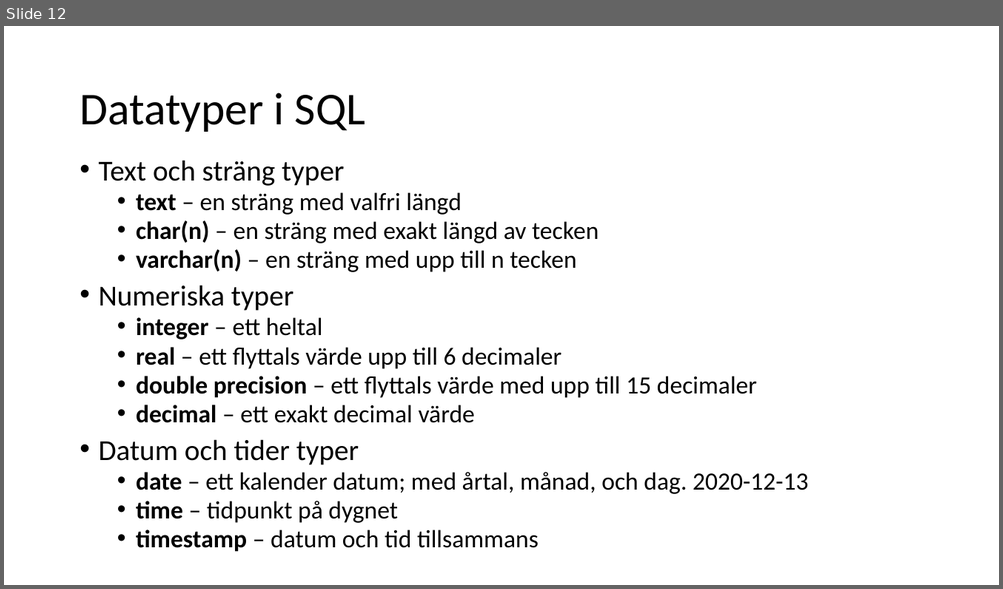
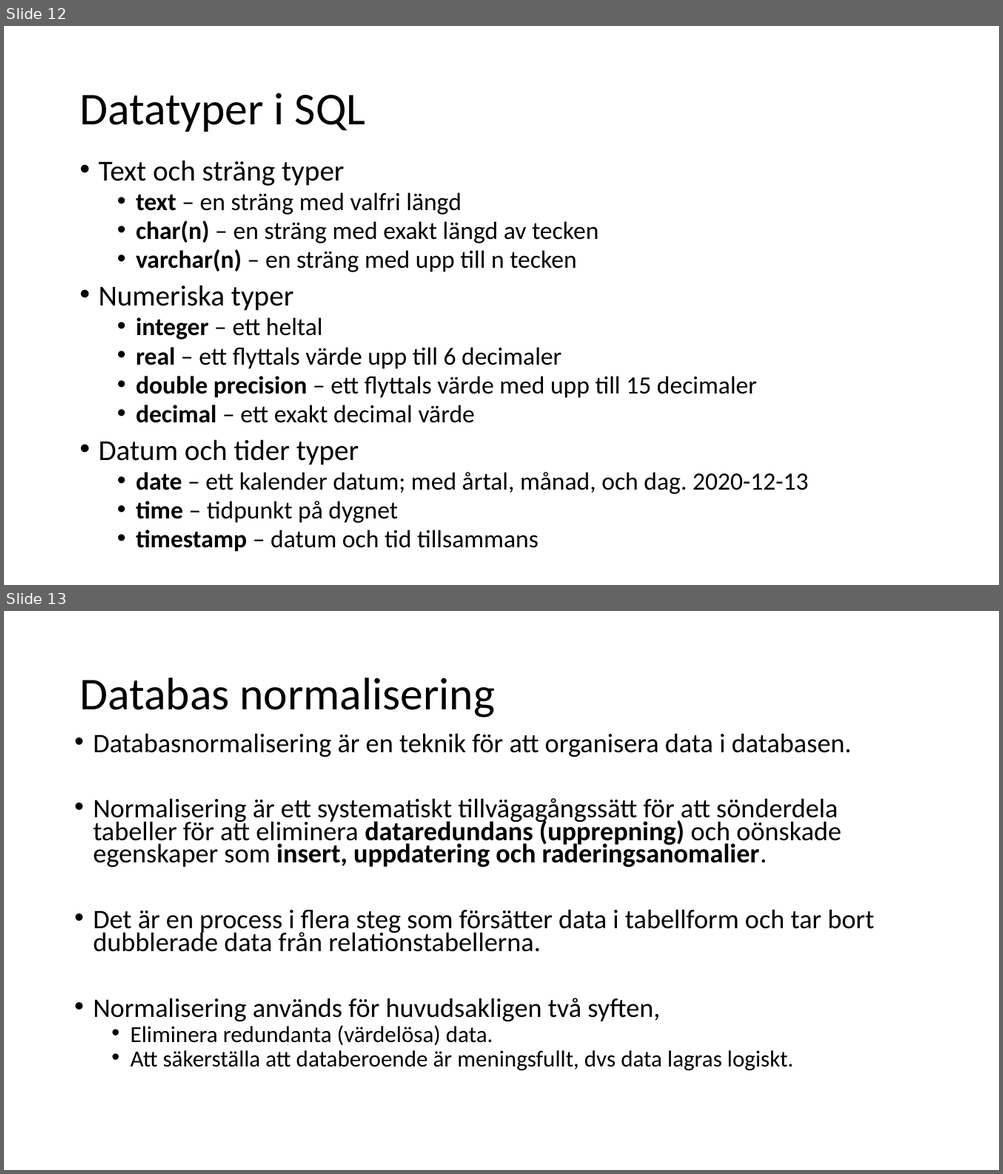
Before and after one commit to abbjetmus/FN-projekt, a slide deck: Relationsdatabaser.pptx. Shown one above the other, each under a label of ours: slide 12 before the commit, slides 12 and 13 after it. The pictures are 1003x589 and 1003x1174 pixels, drawn with LibreOffice and Linux fonts; fonts in the diff are those of the drawing. Boxes give left, top, right and bottom in pixels: in the first picture for what was removed or moved away, otherwise in the second. Text is boxed around its words. In the diff, an @@ line names an element or a change of style, - is before the commit and + after.

```diff
--- a/Relationsdatabaser.pptx
+++ b/Relationsdatabaser.pptx
@@ slide 13 added at (x1=4, y1=611, x2=999, y2=1170), background #FFFFFF @@
@@ title added at (x1=79, y1=678, x2=495, y2=718), 44 pt, text #000000 @@
+Databas normalisering
@@ text added at (x1=93, y1=733, x2=874, y2=1071), 25.9 pt, text #000000 @@
+• Databasnormalisering är en teknik för att organisera data i databasen.
+• Normalisering är ett systematiskt tillvägagångssätt för att sönderdela tabeller för att eliminera dataredundans (upprepning) och oönskade egenskaper som insert, uppdatering och raderingsanomalier.
+• Det är en process i flera steg som försätter data i tabellform och tar bort dubblerade data från relationstabellerna.
+• Normalisering används för huvudsakligen två syften,
+  • Eliminera redundanta (värdelösa) data.
+  • Att säkerställa att databeroende är meningsfullt, dvs data lagras logiskt.
```
Also in this commit, not shown: 4 slides changed, 3 other slides added.
